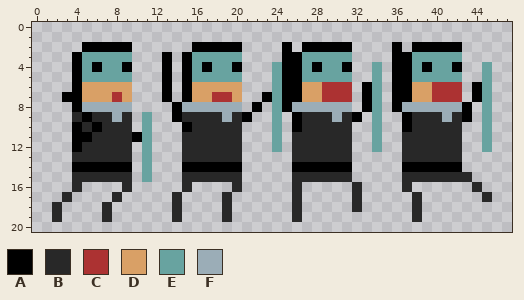
Edited in one commit: pixel-art sprite (img/poli/hurt.png). The first picture shows the starting point.
The file is 48x21 pixels.
Palette (. is transparent): A #000000  B #282828  C #ac3232  D #d9a066  E #68a3a0  F #9badb7
Pixels before, first column x 2:
 2 ...AAAAA......AAAAA....A.AAAAA....A.AAAAA...
 3 ..AEEEEE...A.AEEEEE....AAEEEEE....AAEEEEE...
 4 ..AEAEEA...A.AEAEEA...EAAEAEEA..E.AAEAEEA..E
 5 ..AEEEEE...A.AEEEEE...EAAEEEEE..E.AAEEEEE..E
 6 ..ADDDDD...A.ADDDDD...EAADDCCC.AE.AADDCCC.AE
 7 .AADDDCD...A.ADDCCD..AEAADDCCC.AE.AADDCCC.AE
 8 ..AFFFFF....AFFFFFF.A.EAFFFFFF.AE.AFFFFFFA.E
 9 ..BABBFB.E..ABBBBFBA..E.ABBBFBA.E..ABBBFBA.E
10 ..ABABBB.E...ABBBBB...E.ABBBBB..E..ABBBBB..E
11 ..AABBBBAE...BBBBBB...E.BBBBBB..E..BBBBBB..E
12 ..ABBBBB.E...BBBBBB...E.BBBBBB..E..BBBBBB..E
13 ..BBBBBB.E...BBBBBB.....BBBBBB.....BBBBBB...
14 ..AAAAAA.E...AAAAAA.....AAAAAA.....AAAAAA...
15 ..BBBBBB.E...BBBBBB.....BBBBBB.....BBBBBBB..
16 ..B....B.....B....B.....B.....B....B......B.
17 .B....B.....B....B......B.....B.....B......B
18 B....B......B....B......B.....B.....B.......
19 B....B......B....B......B...........B.......
The result:
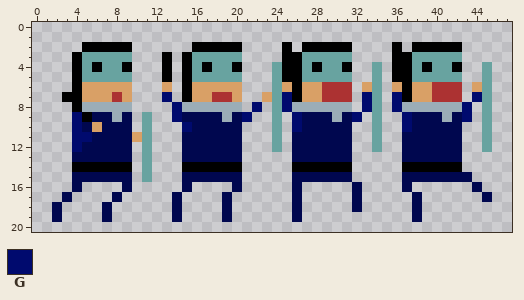
Colours new in this view: G #000a6e
From old to new:
{"colour":"B","old":"#282828","new":"#00074f"}
{"y":6,"x":13,"old":"A","new":"D"}
{"y":6,"x":25,"old":"A","new":"D"}
{"y":6,"x":33,"old":"A","new":"D"}
{"y":6,"x":36,"old":"A","new":"D"}
{"y":6,"x":44,"old":"A","new":"D"}
{"y":7,"x":13,"old":"A","new":"G"}
{"y":7,"x":23,"old":"A","new":"D"}
{"y":7,"x":25,"old":"A","new":"G"}
{"y":7,"x":33,"old":"A","new":"G"}
{"y":7,"x":36,"old":"A","new":"G"}
{"y":7,"x":44,"old":"A","new":"G"}
{"y":8,"x":14,"old":"A","new":"G"}
{"y":8,"x":22,"old":"A","new":"G"}
{"y":8,"x":25,"old":"A","new":"G"}
{"y":8,"x":33,"old":"A","new":"G"}
{"y":8,"x":36,"old":"A","new":"G"}
{"y":8,"x":43,"old":"A","new":"G"}
{"y":9,"x":4,"old":"B","new":"G"}
{"y":9,"x":14,"old":"A","new":"G"}
{"y":9,"x":21,"old":"A","new":"G"}
{"y":9,"x":26,"old":"A","new":"G"}
{"y":9,"x":32,"old":"A","new":"G"}
{"y":9,"x":37,"old":"A","new":"G"}
{"y":9,"x":43,"old":"A","new":"G"}
{"y":10,"x":4,"old":"A","new":"G"}
{"y":10,"x":6,"old":"A","new":"D"}
{"y":10,"x":15,"old":"A","new":"G"}
{"y":10,"x":26,"old":"A","new":"G"}
{"y":10,"x":37,"old":"A","new":"G"}
{"y":11,"x":4,"old":"AA","new":"GG"}
{"y":11,"x":10,"old":"A","new":"D"}
{"y":12,"x":4,"old":"A","new":"G"}
{"label":"changed","picture_box":[52,82,492,222]}
